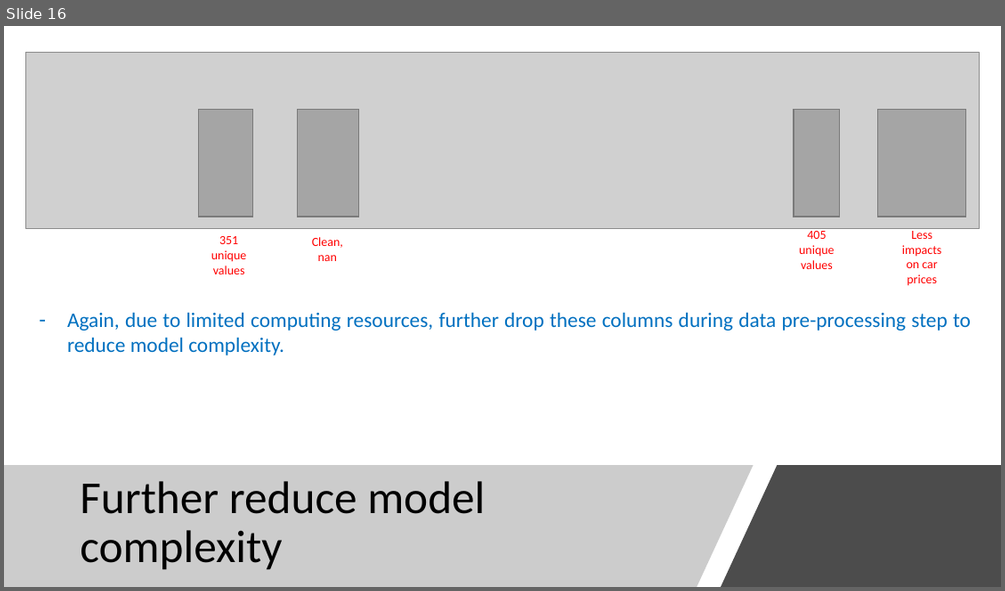
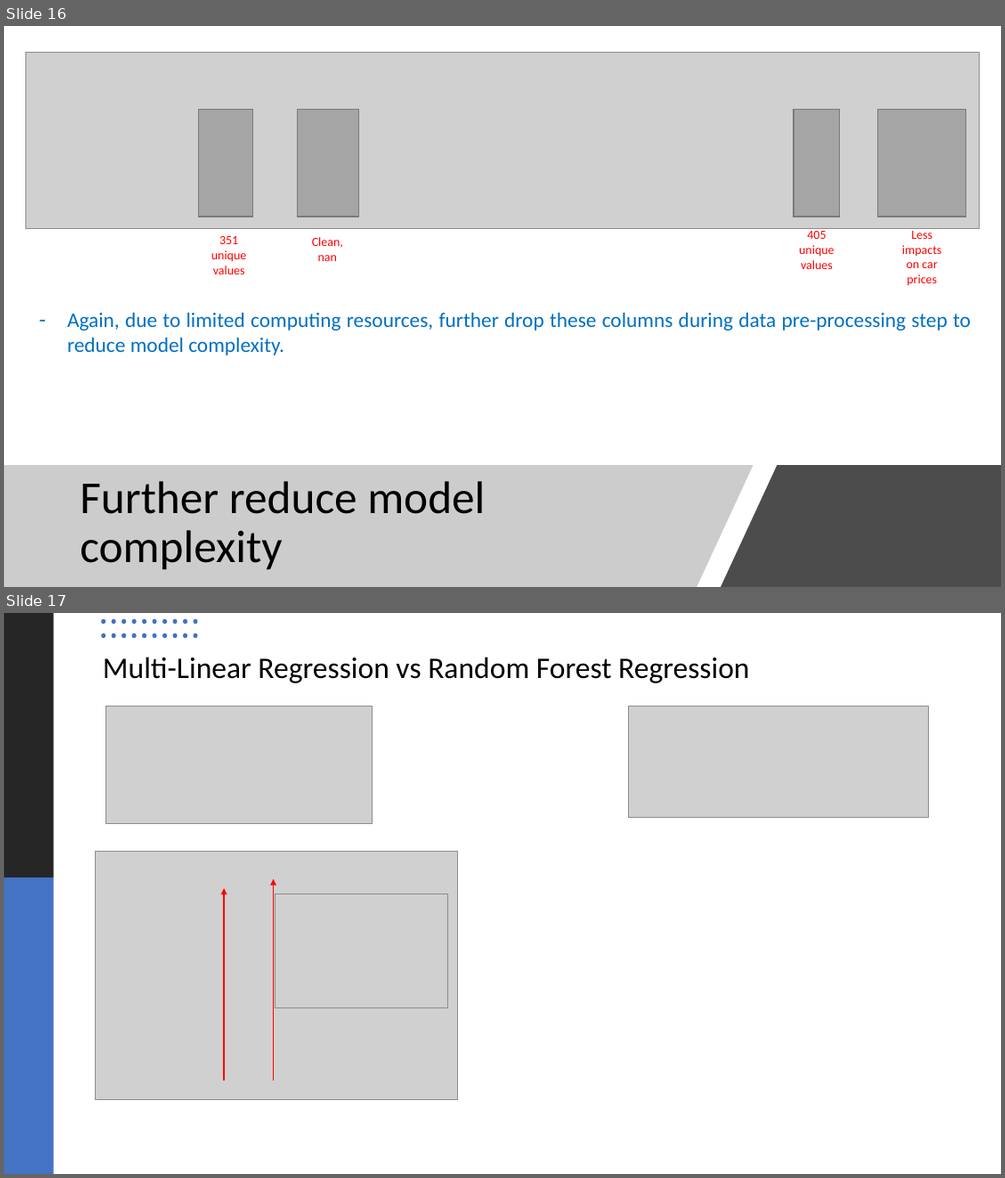
Before and after one commit to Dearsu520/automotive-modeling-project, a slide deck: ETL/Final Project.pptx. Shown one above the other, each under a label of ours: slide 16 before the commit, slides 16 and 17 after it. The pictures are 1005x591 and 1005x1178 pixels, drawn with LibreOffice and Linux fonts; fonts in the diff are those of the drawing; grey boxes stand for pictures. Boxes give left, top, right and bottom in pixels: in the first picture for what was removed or moved away, otherwise in the second. Text is boxed around its words. In the diff, an @@ line names an element or a change of style, - is before the commit and + after.

```diff
--- a/ETL/Final Project.pptx
+++ b/ETL/Final Project.pptx
@@ slide 17 added at (4,613,1001,1174), background #FFFFFF @@
@@ rectangle added at (4,613,53,877), fill #262626 @@
@@ group added at (101,619,198,638): 20 ellipses @@
@@ title added at (103,657,749,683), 28.8 pt, text #000000 @@
+Multi-Linear Regression vs Random Forest Regression
@@ picture added at (105,706,372,824) @@
@@ picture added at (629,706,929,817) @@
@@ picture added at (96,851,457,1099) @@
@@ rectangle added at (4,877,53,1174), fill #4472C4 @@
@@ arrow added from (273, 1080) to (273, 879), #FF0000 1.5 pt @@
@@ arrow added from (224, 1080) to (224, 888), #FF0000 1.5 pt @@
@@ picture added at (275,893,447,1008) @@
```
Also in this commit, not shown: 2 other slides added, 1 other file.
